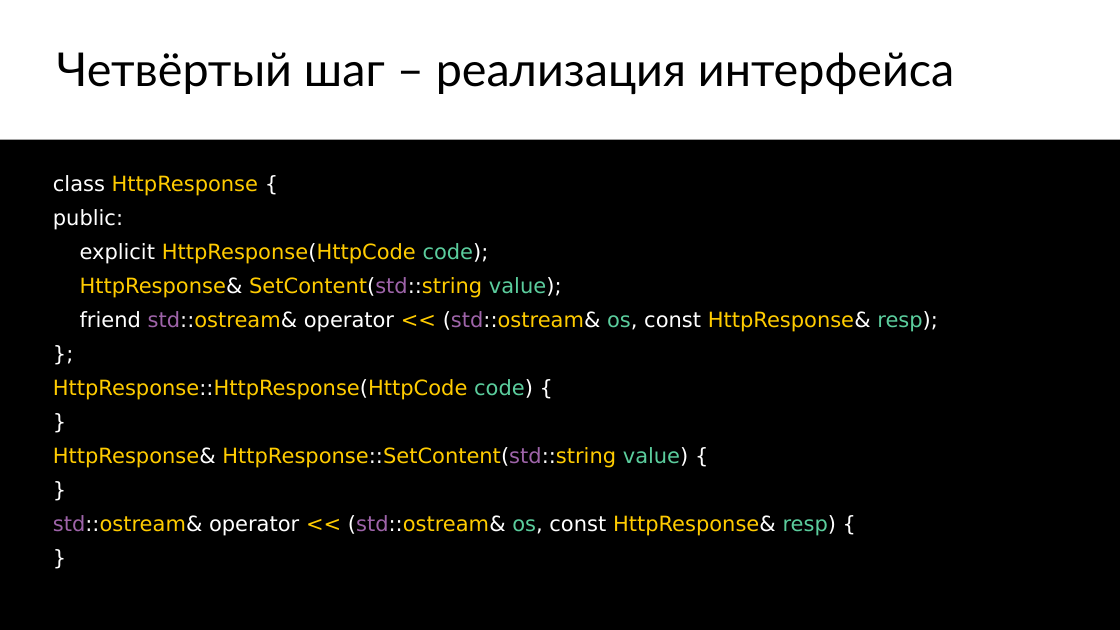
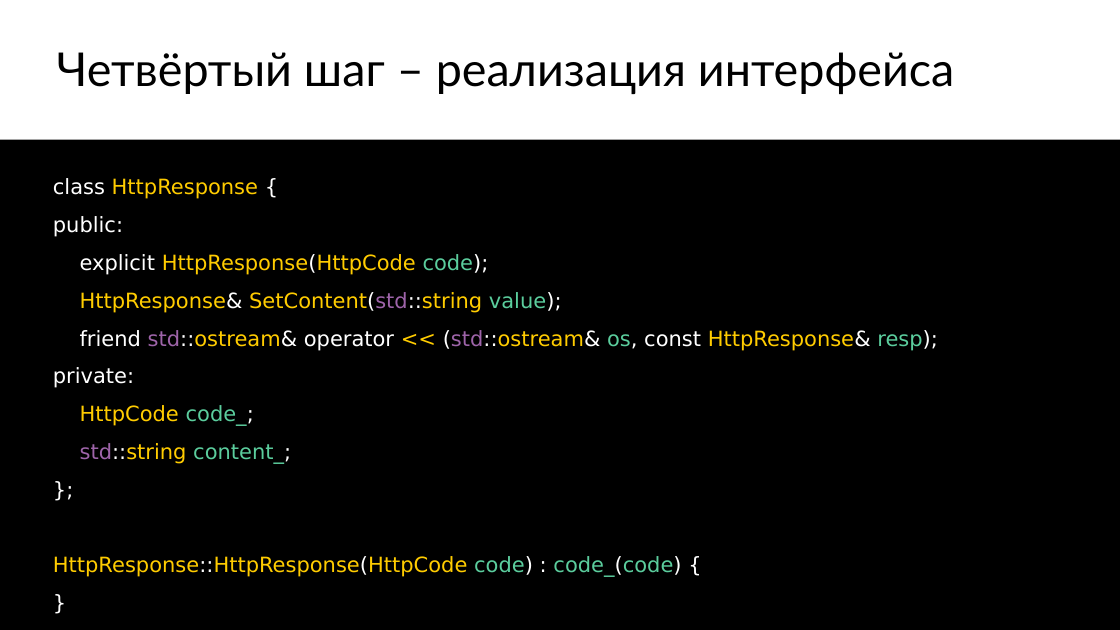
Before and after one commit to ishfb/secr2017, a slide deck: slide 22 of slides.pptx. Drawn at 1120x630 pixels with LibreOffice and Linux fonts; fonts in the diff are those of the drawing. Boxes give left, top, right and bottom in pixels: in the first picture for what was removed or moved away, otherwise in the second. Text is boxed around its words. In the diff, an @@ line names an element or a change of style, - is before the commit and + after.

```diff
--- a/slides.pptx
+++ b/slides.pptx
@@ text at <box>53,178,938,577</box>: text changed @@
-class HttpResponse {
-public:
-explicit HttpResponse(HttpCode code);
-HttpResponse& SetContent(std::string value);
-friend std::ostream& operator << (std::ostream& os, const HttpResponse& resp);
-};
-HttpResponse::HttpResponse(HttpCode code) {
-}
-HttpResponse& HttpResponse::SetContent(std::string value) {
-}
-std::ostream& operator << (std::ostream& os, const HttpResponse& resp) {
-}
+class HttpResponse {
+public:
+explicit HttpResponse(HttpCode code);
+HttpResponse& SetContent(std::string value);
+friend std::ostream& operator << (std::ostream& os, const HttpResponse& resp);
+private:
+HttpCode code_;
+std::string content_;
+};
+HttpResponse::HttpResponse(HttpCode code) : code_(code) {
+}
```
Also in this commit, not shown: 1 other slide changed, 1 slide removed, 2 other files.
